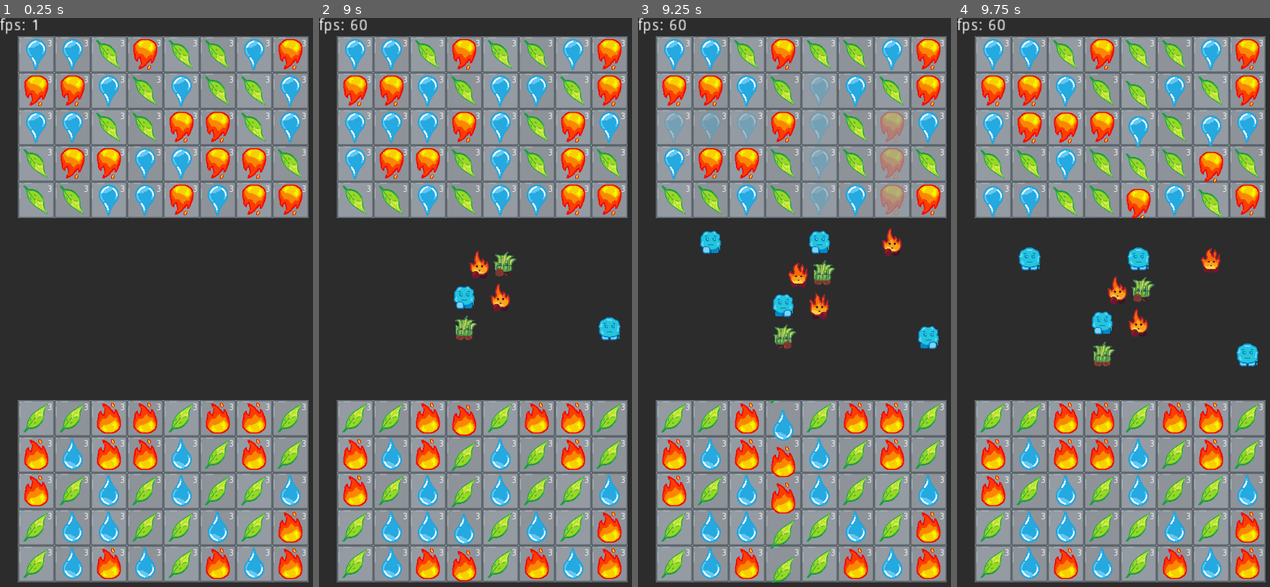
Above: before the commit, frames 1-4 (left to right).
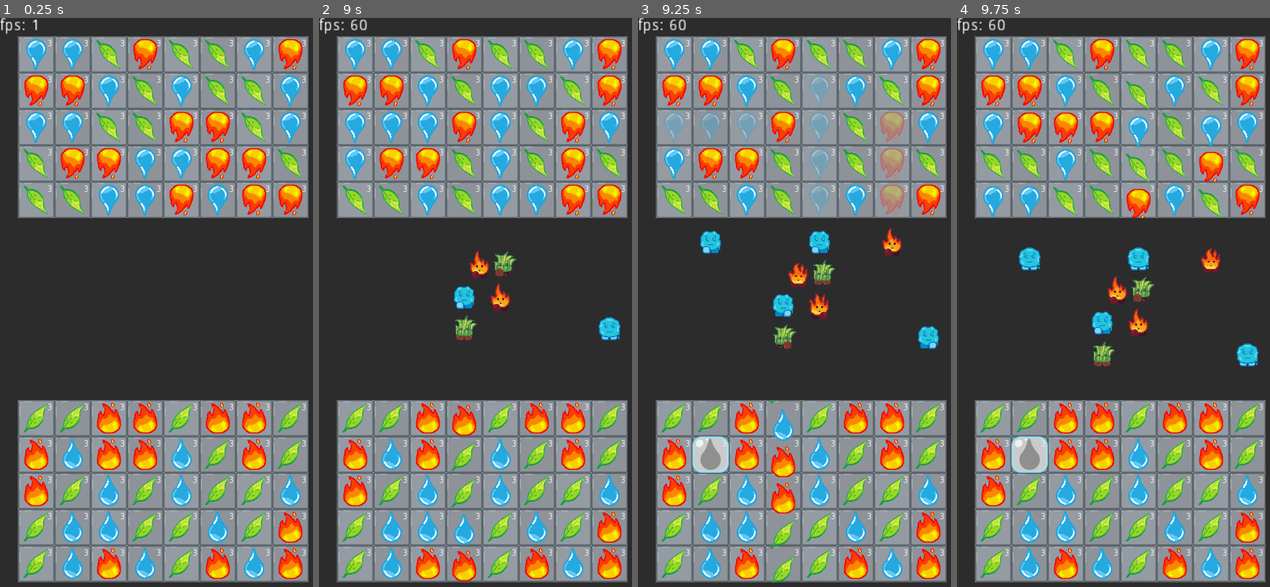
Above: after the commit, the same moments.

Repository: ruifr5/Project-Match-3
Game: Godot game, scene res://scenes/game_window.tscn
The game is run twice, just before and just after one commit, with the same random seed, the same clock (stepped at 60 frames per second) and the same inputs.
Inputs (mouse positions are in pixels of both pictures, inside the frame that each line leads up to):
- Up to frame 1 (0.25 s): no input
- Up to frame 2 (9 s): tap Enter at 0.5, 2.75, 5 s; move the mouse to (553, 279) at 0.52 s; click (553, 279) at 0.67 s; drag from (416, 336) to (356, 234) at 1.27 s; tap Space at 2, 4.25, 5.75 s; move the mouse to (516, 183) at 2.02 s; click (516, 183) at 2.17 s; drag from (466, 427) to (390, 234) at 2.77 s; move the mouse to (581, 393) at 3.52 s; click (581, 393) at 3.67 s; drag from (384, 222) to (538, 234) at 4.27 s; move the mouse to (497, 308) at 5.02 s; click (497, 308) at 5.17 s; drag from (434, 165) to (572, 234) at 5.77 s; move the mouse to (553, 279) at 6.52 s; click (553, 279) at 6.67 s; drag from (416, 336) to (538, 234) at 7.27 s; move the mouse to (516, 183) at 8.02 s; click (516, 183) at 8.17 s; drag from (466, 427) to (538, 234) at 8.77 s
- Up to frame 3 (9.25 s): no input
- Up to frame 4 (9.75 s): move the mouse to (1219, 393) at 9.52 s; click (1219, 393) at 9.67 s

Frames 1-2 are identical in both runs. In frame 3, 0.7% of the frame differs, in the area x 17-30%, y 73-80%; in frame 4, 0.7%.

Commit message:
power system, water_power scene (placeholder sprite)

Diff:
--- /dev/null
+++ b/scenes/piece_powers/water_power.tscn
@@ -0,0 +1,36 @@
+[gd_scene load_steps=3 format=2]
+
+[ext_resource path="res://art/placeholders/Ice.png" type="Texture" id=1]
+
+[sub_resource type="GDScript" id=1]
+script/source = "extends Node2D
+
+
+func exec(enemy_grid: MyGrid):
+#	get random non-frozen piece
+	var piece: Piece = enemy_grid.get_random_piece()
+	var max_loops = 10
+	while piece.has_node(\"water_power\") and max_loops > 0:
+		piece = enemy_grid.get_random_piece()
+		max_loops -= 1
+	piece.add_child(self)
+
+#	freeze piece
+	piece.lock()
+	piece.set_sprite_color(Color.black)
+
+#	wait timer
+	yield(get_tree().create_timer(3), \"timeout\")
+
+#	unfreeze
+	piece.unlock()
+	piece.reset_sprite_color()
+	queue_free()
+"
+
+[node name="water_power" type="Node2D"]
+script = SubResource( 1 )
+
+[node name="Sprite" type="Sprite" parent="."]
+scale = Vector2( 0.5, 0.5 )
+texture = ExtResource( 1 )
--- a/scripts/game_manager.gd
+++ b/scripts/game_manager.gd
@@ -15,6 +15,9 @@
 #	preload("res://scenes/pieces/pink_piece.tscn"),		# placeholder
 ]
 
+var powers = {
+	water = preload("res://scenes/piece_powers/water_power.tscn")
+}
 
 func _init():
 	randomize()
@@ -52,11 +55,13 @@
 func _on_grid_player1_matched(grid_positions, color):
 	$arena.queue_spawn_unit(mid_position_x(grid_positions), Vector2.UP, color)
 	$grid_player1/grid_hp.heal_positions(grid_positions)
+	activate_powers(color, grid_positions.size(), $grid_player2)
 
 
 func _on_grid_player2_matched(grid_positions, color):
 	$arena.queue_spawn_unit(mid_position_x(grid_positions), Vector2.DOWN, color)
 	$grid_player2/grid_hp.heal_positions(grid_positions)
+	activate_powers(color, grid_positions.size(), $grid_player1)
 
 
 func _on_arena_end_reached(position_x, allegiance):
@@ -64,3 +69,11 @@
 		$grid_player1/grid_hp.attack_col(position_x)
 	else:
 		$grid_player2/grid_hp.attack_col(position_x)
+
+
+func activate_powers(color, match_count, enemy_grid):
+	var count = match_count - 3
+	if color in powers.keys() and count > 0:
+		for n in count:
+			var power = powers[color].instance()
+			power.exec(enemy_grid)
--- a/scripts/grid.gd
+++ b/scripts/grid.gd
@@ -628,3 +628,11 @@
 		if piece and piece.locked:
 			return true
 	return false
+
+
+func get_piece(grid_position) -> Piece:
+	return all_pieces[grid_position.x][grid_position.y]
+
+
+func get_random_piece() -> Piece:
+	return get_piece(Vector2(floor(rand_range(0, width)), floor(rand_range(0, height))))
--- a/scripts/piece.gd
+++ b/scripts/piece.gd
@@ -1,7 +1,10 @@
 class_name Piece
 extends Node2D
 
-export var color: String;
+export (String) var color;
+export (Color) var default_modulate = Color(1, 1, 1, 1)
+export (Color) var highlighted_modulate = Color(2, 2, 2, 1)
+export (Color) var matched_modulate = Color(1, 1, 1, 0.3)
 
 var movement_start_position
 var old_movement_distance
@@ -12,7 +15,7 @@
 
 # Called every frame. 'delta' is the elapsed time since the previous frame.
 func _process(_delta):
-	check_if_highlighted()
+	update_color()
 
 
 func move_as_group(difference, duration = .5, trans_type = Tween.TRANS_EXPO, ease_type = Tween.EASE_OUT):
@@ -47,23 +50,29 @@
 
 func mark_matched():
 	matched = true
-	$SpriteScreenWrap.modulate = Color(1, 1, 1, 0.3)
+	$SpriteScreenWrap.modulate = matched_modulate
 
 
-func check_if_highlighted():
+func update_color():
 	if matched:
 		return
 	elif highlighted:
-		$SpriteScreenWrap.modulate = Color(2, 2, 2, 1)
+		$SpriteScreenWrap.modulate = highlighted_modulate
 	else:
-		$SpriteScreenWrap.modulate = Color(1, 1, 1, 1)
+		$SpriteScreenWrap.modulate = default_modulate
 
 
 func lock():
 	locked = true
-	modulate = Color.black # todo: missing freeze sprite
 
 
 func unlock():
 	locked = false
-	modulate = Color(1, 1, 1, 1) # todo: missing freeze sprite
+
+
+func set_sprite_color(new_color: Color):
+	default_modulate = new_color
+
+
+func reset_sprite_color():
+	default_modulate = Color(1, 1, 1, 1)
Binary file added: art/placeholders/Ice.png
Not shown, added: art/placeholders/Ice.png.import
Not shown, changed: todo.txt
Not shown, changed: .gitignore
